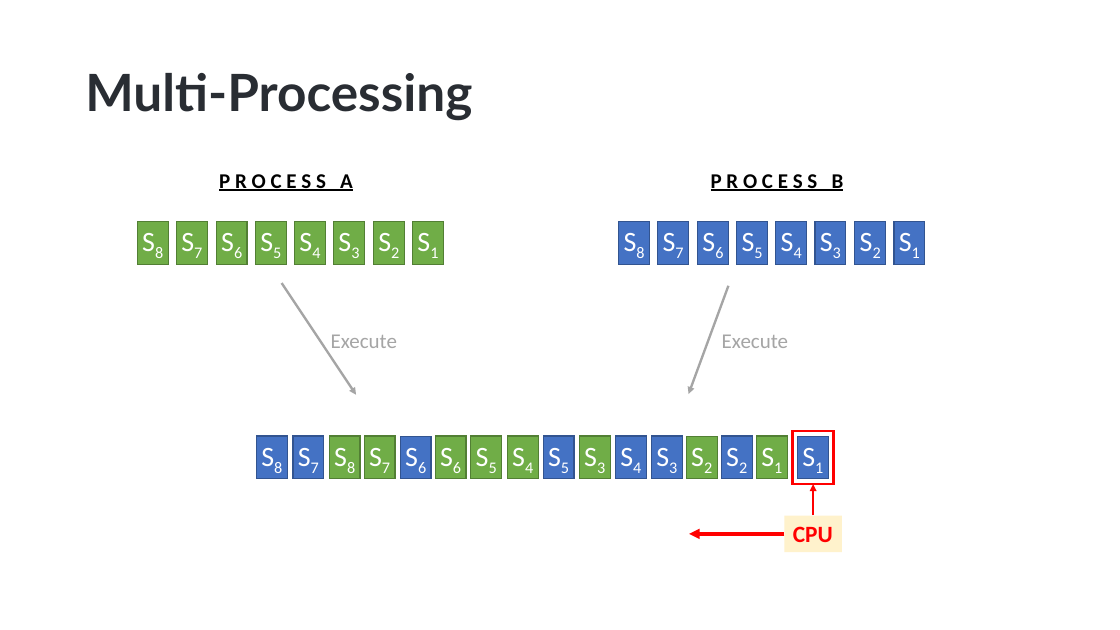
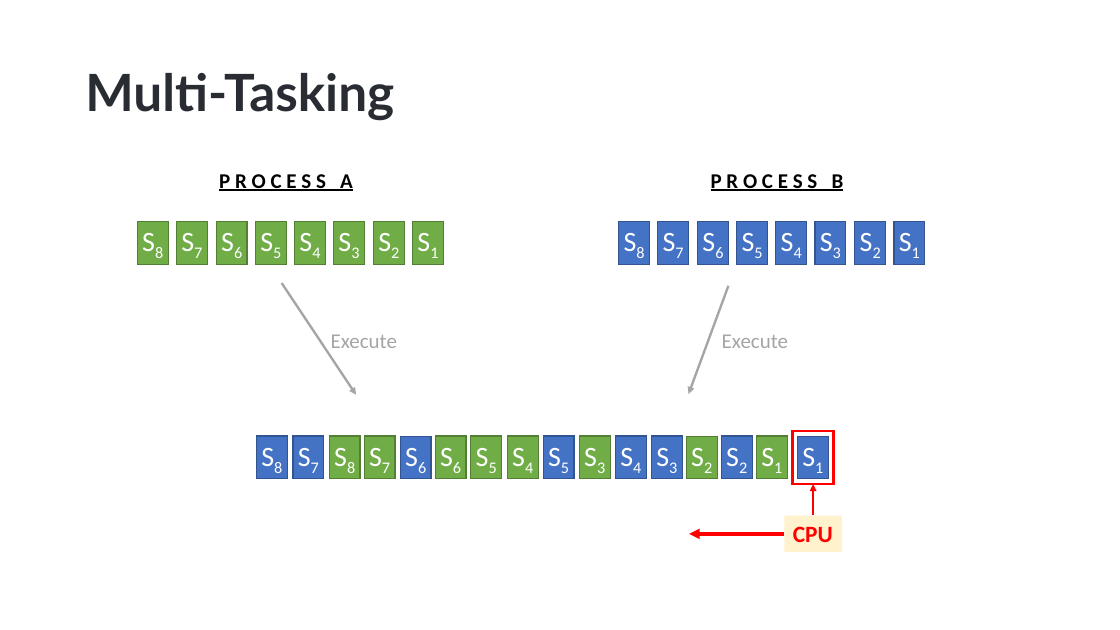
Before and after one commit to hikalkan/presentations, a slide deck: slide 5 of 2023-06-01 Dealing with Concurrency - Multi-Threading in Dotnet/Dotnet-Multi-Threading.pptx. Drawn at 1120x630 pixels with LibreOffice and Linux fonts; fonts in the diff are those of the drawing; background and template pictures are left out. Boxes give left, top, right and bottom in pixels: in the first picture for what was removed or moved away, otherwise in the second. Text is boxed around its words. In the diff, an @@ line names an element or a change of style, - is before the commit and + after.

```diff
--- a/2023-06-01 Dealing with Concurrency - Multi-Threading in Dotnet/Dotnet-Multi-Threading.pptx
+++ b/2023-06-01 Dealing with Concurrency - Multi-Threading in Dotnet/Dotnet-Multi-Threading.pptx
@@ title at (x1=85, y1=73, x2=394, y2=120): text changed @@
-Multi-Processing
+Multi-Tasking
```
Also in this commit, not shown: 1 slide removed.
